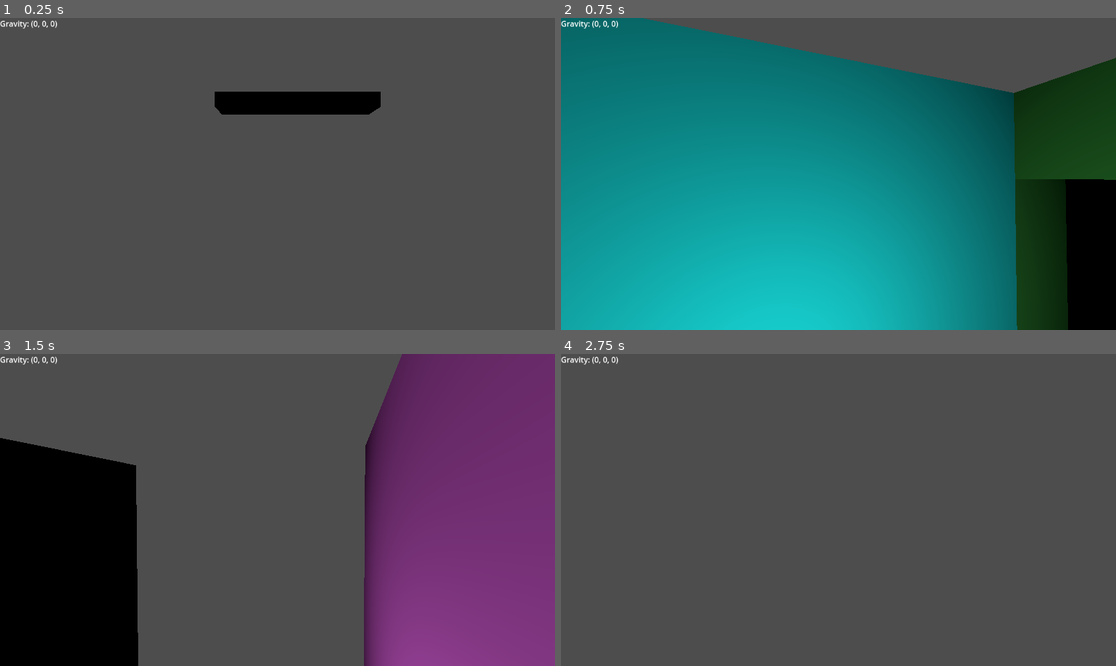
Above: before the commit, frames 1-4 (two rows, left to right).
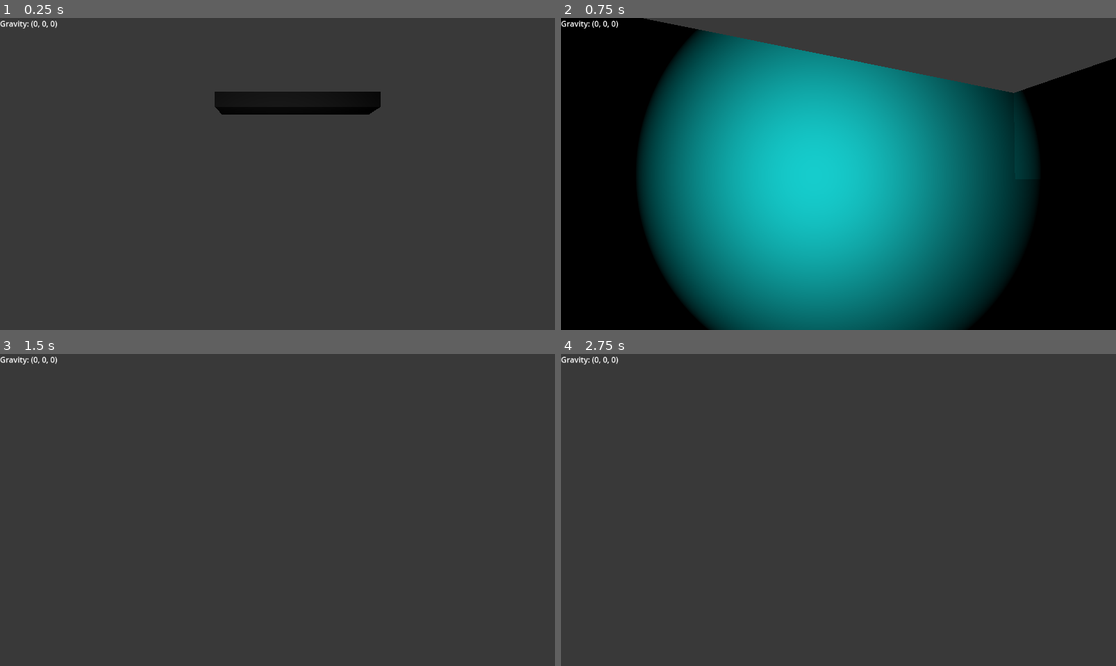
Above: after the commit, the same moments.

Repository: NW-Game-Development-Club/s-kpd
Game: Godot game, scene res://scenes/randomLevelTest.tscn
Same seed, same stepped clock (60 frames per second), same inputs: the game is played once before the commit and once after it. This scene is started directly instead of the project's main scene.
Inputs (mouse positions are in pixels of both pictures, inside the frame that each line leads up to):
- Up to frame 1 (0.25 s): no input
- Up to frame 2 (0.75 s): tap Enter at 0.5 s; move the mouse to (866, 174) at 0.52 s; hold W (move_forward) from 0.53 s (still down); tap P at 0.6 s
- Up to frame 3 (1.5 s): keep holding W (move_forward); tap Space (jump) at 0.77 s; move the mouse to (249, 510) at 1.27 s; tap Shift (crouch) at 1.35 s
- Up to frame 4 (2.75 s): keep holding W (move_forward); tap Space (jump) at 1.52 s; tap P at 1.55, 2.3 s; move the mouse to (849, 503) at 2.02 s; hold Ctrl (sprint) from 2.03 s (still down)

The runs differ from the first frame. In frame 2, 65% of the frame differs, in the area x 0-100%, y 0-100%; in frame 3, 50%; in frame 4, less than 0.1%.

Commit message:
Added a light to the player. Added some shadows and light to the test scene. Added a experimental down ramp piece so we can try out some verticality

Diff:
--- a/LukesInProgressGameFiles/prefabs/character.tscn
+++ b/LukesInProgressGameFiles/prefabs/character.tscn
@@ -40,6 +40,10 @@
 transform = Transform3D(1, 0, 0, 0, 1, 0, 0, 0, 1, 0, 1.52276, 0)
 near = 0.3
 
+[node name="SpotLight3D" type="SpotLight3D" parent="Rotation Helper/Camera3D"]
+transform = Transform3D(1, 0, 0, 0, 1, 0, 0, 0, 1, 0, -0.00278914, 0)
+spot_range = 20.0
+
 [node name="Feet" type="Area3D" parent="."]
 
 [node name="CollisionShape3D" type="CollisionShape3D" parent="Feet"]
--- a/LukesInProgressGameFiles/prefabs/parts/4_way_piece.tscn
+++ b/LukesInProgressGameFiles/prefabs/parts/4_way_piece.tscn
@@ -60,8 +60,3 @@
 
 [node name="SpawnNode3" type="Node3D" parent="."]
 transform = Transform3D(-4.37114e-08, 0, 1, 0, 1, 0, -1, 0, -4.37114e-08, 0, 0, -1)
-
-[node name="MeshInstance3D7" type="MeshInstance3D" parent="."]
-transform = Transform3D(0.2, 0, 0, 0, 0.2, 0, 0, 0, 0.2, -0.4, -0.244798, 0.0204048)
-mesh = SubResource("BoxMesh_35coj")
-surface_material_override/0 = SubResource("StandardMaterial3D_w6jut")
--- /dev/null
+++ b/LukesInProgressGameFiles/prefabs/parts/stair_down_piece.tscn
@@ -0,0 +1,74 @@
+[gd_scene load_steps=7 format=3 uid="uid://otkaa5q4fxyc"]
+
+[ext_resource type="Script" path="res://scripts/Tile.gd" id="1_rfwri"]
+
+[sub_resource type="BoxMesh" id="BoxMesh_35coj"]
+
+[sub_resource type="StandardMaterial3D" id="StandardMaterial3D_s7v55"]
+albedo_color = Color(0.0588235, 1, 1, 1)
+
+[sub_resource type="BoxMesh" id="BoxMesh_ee5qq"]
+
+[sub_resource type="BoxShape3D" id="BoxShape3D_2j2je"]
+size = Vector3(0.375183, 0.210449, 1)
+
+[sub_resource type="BoxShape3D" id="BoxShape3D_nr8mn"]
+size = Vector3(1.59598, 0.210449, 1)
+
+[node name="StaitDownPiece" type="Node3D" node_paths=PackedStringArray("spawnNodes")]
+transform = Transform3D(5, 0, 0, 0, 5, 0, 0, 0, 5, 0, 0, 0)
+script = ExtResource("1_rfwri")
+tileName = "Straight"
+spawnNodes = [NodePath("SpawnNode1")]
+
+[node name="MeshInstance3D" type="MeshInstance3D" parent="."]
+transform = Transform3D(0.332721, 0, 0, 0, 0.2, 0, 0, 0, 1, -0.333, -0.4, 0)
+mesh = SubResource("BoxMesh_35coj")
+surface_material_override/0 = SubResource("StandardMaterial3D_s7v55")
+
+[node name="MeshInstance3D5" type="MeshInstance3D" parent="."]
+transform = Transform3D(1.34479, 0.12235, 0, -1.03997, 0.158211, 0, 0, 0, 1, 0.450446, -0.898433, 0)
+mesh = SubResource("BoxMesh_35coj")
+surface_material_override/0 = SubResource("StandardMaterial3D_s7v55")
+
+[node name="MeshInstance3D2" type="MeshInstance3D" parent="."]
+transform = Transform3D(2, 0, 0, 0, 2, 0, 0, 0, 0.2, 0.5, -0.5, -0.4)
+mesh = SubResource("BoxMesh_ee5qq")
+surface_material_override/0 = SubResource("StandardMaterial3D_s7v55")
+
+[node name="MeshInstance3D3" type="MeshInstance3D" parent="."]
+transform = Transform3D(2, 0, 0, 0, 2, 0, 0, 0, 0.2, 0.5, -0.5, 0.4)
+mesh = SubResource("BoxMesh_ee5qq")
+surface_material_override/0 = SubResource("StandardMaterial3D_s7v55")
+
+[node name="MeshInstance3D4" type="MeshInstance3D" parent="."]
+transform = Transform3D(2, 0, 0, 0, 0.2, 0, 0, 0, 1, 0.5, 0.4, 0)
+mesh = SubResource("BoxMesh_35coj")
+surface_material_override/0 = SubResource("StandardMaterial3D_s7v55")
+
+[node name="MeshInstance3D6" type="MeshInstance3D" parent="."]
+transform = Transform3D(2, 0, 0, 0, 0.2, 0, 0, 0, 1, 0.5, -1.4, 0)
+mesh = SubResource("BoxMesh_35coj")
+surface_material_override/0 = SubResource("StandardMaterial3D_s7v55")
+
+[node name="MeshInstance3D7" type="MeshInstance3D" parent="."]
+transform = Transform3D(0.2, 0, 0, 0, 1, 0, 0, 0, 1, 1.4, 0, 0)
+mesh = SubResource("BoxMesh_ee5qq")
+surface_material_override/0 = SubResource("StandardMaterial3D_s7v55")
+
+[node name="StaticBody3D" type="StaticBody3D" parent="."]
+
+[node name="CollisionShape3D" type="CollisionShape3D" parent="StaticBody3D"]
+transform = Transform3D(1, 0, 0, 0, 1, 0, 0, 0, 1, -0.324524, -0.394775, 0)
+shape = SubResource("BoxShape3D_2j2je")
+
+[node name="CollisionShape3D2" type="CollisionShape3D" parent="StaticBody3D"]
+transform = Transform3D(0.791224, 0.611527, 0, -0.611527, 0.791224, 0, 0, 0, 1, 0.45, -0.898, 0)
+shape = SubResource("BoxShape3D_nr8mn")
+
+[node name="CollisionShape3D3" type="CollisionShape3D" parent="StaticBody3D"]
+transform = Transform3D(1, 0, 0, 0, 1, 0, 0, 0, 1, 1.30941, -1.39601, 0)
+shape = SubResource("BoxShape3D_2j2je")
+
+[node name="SpawnNode1" type="Node3D" parent="."]
+transform = Transform3D(1, 0, 0, 0, 1, 0, 0, 0, 1, 2, -1, 0)
--- a/LukesInProgressGameFiles/scenes/randomLevelTest.tscn
+++ b/LukesInProgressGameFiles/scenes/randomLevelTest.tscn
@@ -6,22 +6,29 @@
 [ext_resource type="PackedScene" uid="uid://b85biewuwnolt" path="res://prefabs/parts/t_int_piece.tscn" id="4_6hfd3"]
 [ext_resource type="PackedScene" uid="uid://bg66aumssuwo7" path="res://prefabs/parts/4_way_piece.tscn" id="5_7odpp"]
 [ext_resource type="PackedScene" uid="uid://ensq5srthb1s" path="res://prefabs/character.tscn" id="6_l25i0"]
+[ext_resource type="PackedScene" uid="uid://otkaa5q4fxyc" path="res://prefabs/parts/stair_down_piece.tscn" id="6_opbp4"]
+
+[sub_resource type="Environment" id="Environment_qfbsy"]
+background_energy_multiplier = 0.75
+ambient_light_source = 1
+ambient_light_energy = 16.0
 
 [sub_resource type="BoxMesh" id="BoxMesh_5kxnl"]
 
 [node name="Node3D" type="Node3D"]
 
+[node name="WorldEnvironment" type="WorldEnvironment" parent="."]
+environment = SubResource("Environment_qfbsy")
+
 [node name="Level Generator" type="Node3D" parent="."]
 script = ExtResource("1_46sns")
-pieces = Array[PackedScene]([ExtResource("2_fj5d4"), ExtResource("3_h7gme"), ExtResource("4_6hfd3"), ExtResource("5_7odpp")])
-amtOfPiecesToSpawn = 40
+pieces = Array[PackedScene]([ExtResource("2_fj5d4"), ExtResource("3_h7gme"), ExtResource("4_6hfd3"), ExtResource("5_7odpp"), ExtResource("6_opbp4")])
+amtOfPiecesToSpawn = 100
 
 [node name="Character" parent="." instance=ExtResource("6_l25i0")]
 transform = Transform3D(1, 0, 0, 0, 1, 0, 0, 0, 1, -1.35795, 0, 3.46788)
 isDebugMode = true
 
-[node name="OmniLight3D" type="OmniLight3D" parent="Character"]
-
 [node name="MeshInstance3D" type="MeshInstance3D" parent="."]
 transform = Transform3D(11.0996, 0, 0, 0, 1, 0, 0, 0, 1.7661, 0, 6.51303, -10.9996)
 mesh = SubResource("BoxMesh_5kxnl")
--- a/LukesInProgressGameFiles/scripts/level_generator.gd
+++ b/LukesInProgressGameFiles/scripts/level_generator.gd
@@ -10,13 +10,15 @@
 
 func pickBiasedRandomPiece():
 	var random_float = randf()
-	if random_float < 0.4:
+	if random_float < 0.4: # Straight Piece values
 		return pieces[0]
-	elif random_float >= 0.4 && random_float < 0.6:
+	elif random_float >= 0.4 && random_float < 0.6: # Corner Piece values
 		return pieces[1]
-	elif random_float >= 0.6 && random_float < 0.8:
+	elif random_float >= 0.6 && random_float < 0.8: # TInt Piece values
 		return pieces[2]
-	else:
+	elif random_float >= 0.8 && random_float < 0.9:
+		return pieces[4]
+	else: # 4Way Piece values
 		return pieces[3]
 
 # Recursively generates the amount of tiles specified in the base case if statement
@@ -44,7 +46,7 @@
 	#print(("default: "+str(self.position)) if (spawnAtNode == null) else "SpawnNodePos: "+str(spawnAtNode.global_position))
 	for node:Node3D in placedPiece.spawnNodes:
 		#print("NodePos"+str(node.global_position))
-		print("Pos: "+str(node.global_position))
+		#print("Pos: "+str(node.global_position))
 		generateLevel(node)
 
 func _input(event: InputEvent) -> void:
Not shown: 1 places in LukesInProgressGameFiles/scenes/randomLevelTest.tscn that only renumber resources
